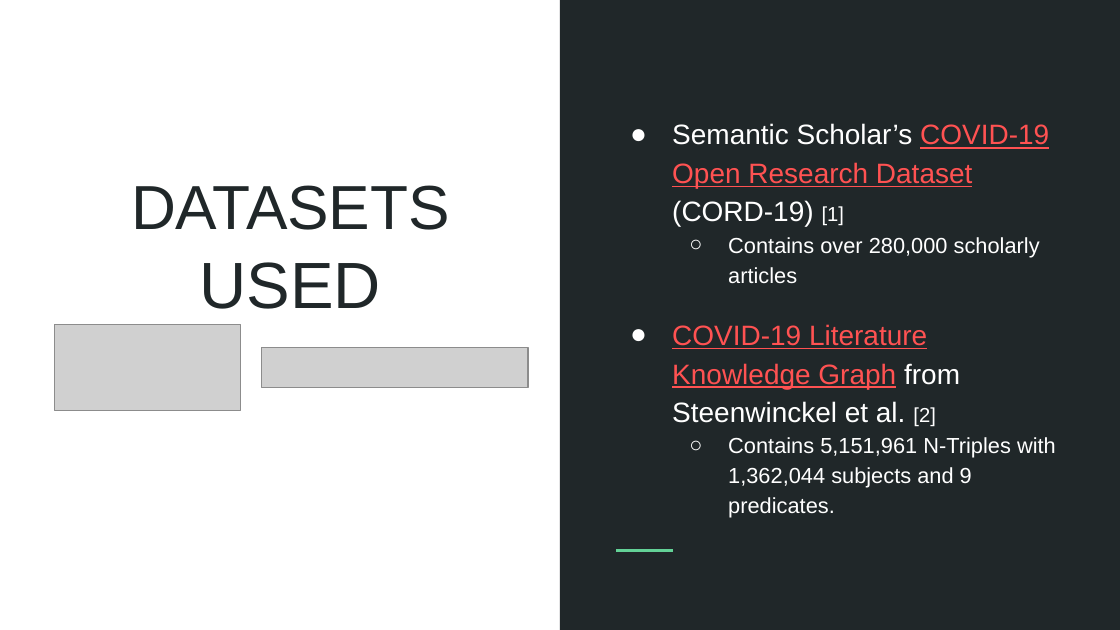
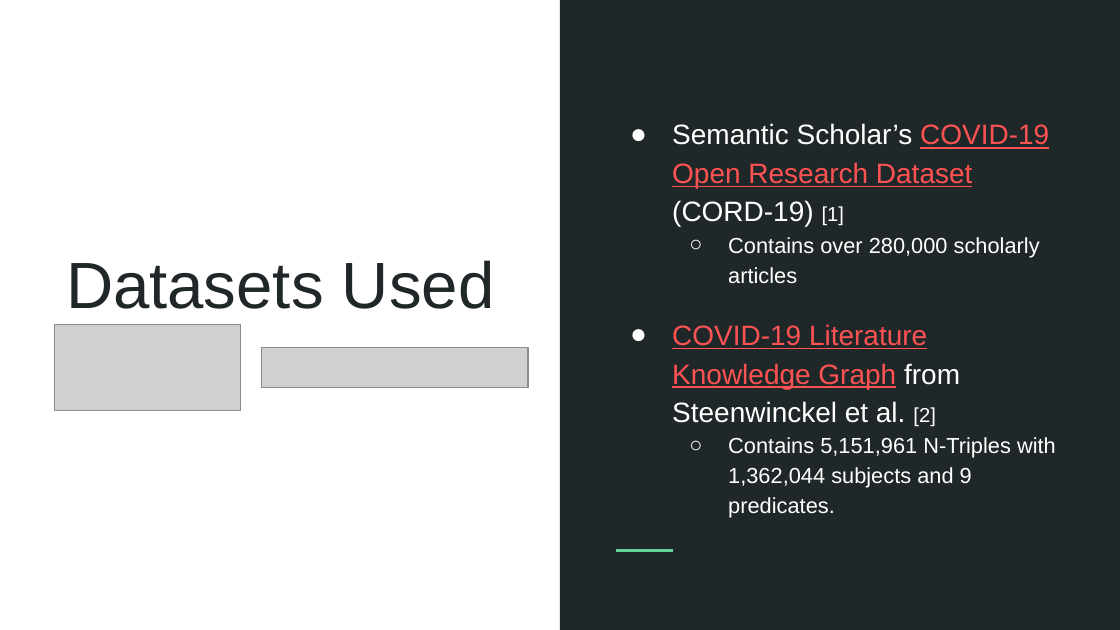
Before and after one commit to lydiatse/cs586, a slide deck: slide 4 of presentation/final_presentation.pptx. Drawn at 1120x630 pixels with LibreOffice and Linux fonts; fonts in the diff are those of the drawing; grey boxes stand for pictures. Boxes give left, top, right and bottom in pixels: in the first picture for what was removed or moved away, otherwise in the second. Text is boxed around its words. In the diff, an @@ line names an element or a change of style, - is before the commit and + after.

```diff
--- a/presentation/final_presentation.pptx
+++ b/presentation/final_presentation.pptx
@@ title at (66, 260, 495, 309): text changed; size 40 to 42 pt @@
-DATASETS USED
+Datasets Used
```
Also in this commit, not shown: 12 other slides changed, 1 slide added, 1 other file.
